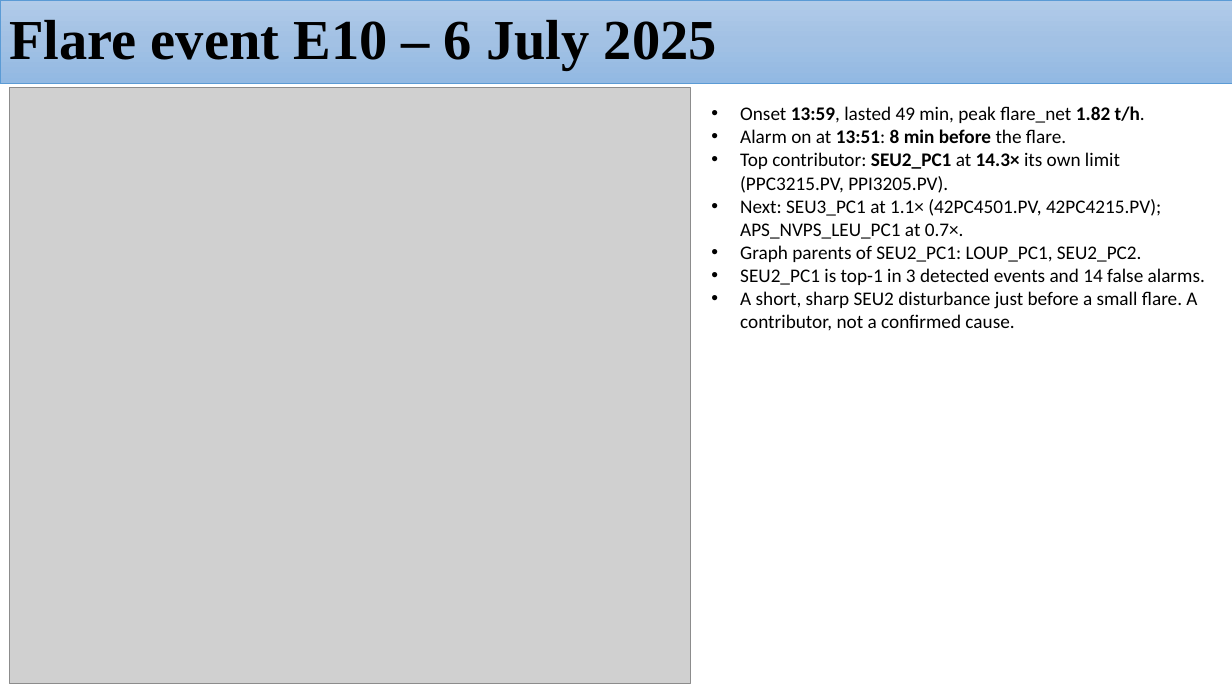
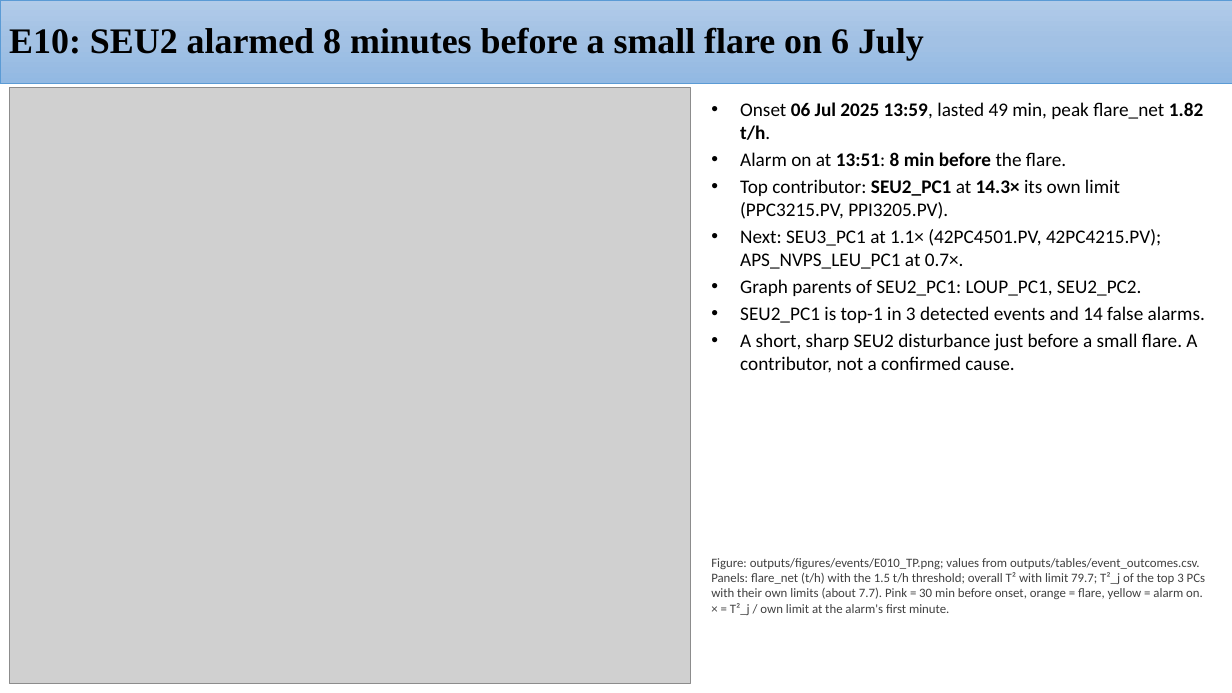
Before and after one commit to H-N-Chavda/Root-Cause-Detection, a slide deck: slide 17 of presentations/week10/HPCL Project_05112026_flare_RCA.pptx (slide 16 before the commit). Drawn at 1232x693 pixels with LibreOffice and Linux fonts; fonts in the diff are those of the drawing; grey boxes stand for pictures. Boxes give left, top, right and bottom in pixels: in the first picture for what was removed or moved away, otherwise in the second. Text is boxed around its words. In the diff, an @@ line names an element or a change of style, - is before the commit and + after.

```diff
--- a/presentations/week10/HPCL Project_05112026_flare_RCA.pptx
+++ b/presentations/week10/HPCL Project_05112026_flare_RCA.pptx
@@ title at [9,27,924,60]: text changed; size 44 to 28 pt @@
-Flare event E10 – 6 July 2025
+E10: SEU2 alarmed 8 minutes before a small flare on 6 July
@@ text at [740,102,1203,140]: text changed @@
-• Onset 13:59, lasted 49 min, peak flare_net 1.82 t/h.
+• Onset 06 Jul 2025 13:59, lasted 49 min, peak flare_net 1.82 t/h.
@@ text at [740,152,1205,372]: more space between paragraphs @@
@@ text added at [711,558,1205,615], 10 pt, text #404040 @@
+Figure: outputs/figures/events/E010_TP.png; values from outputs/tables/event_outcomes.csv. Panels: flare_net (t/h) with the 1.5 t/h threshold; overall T² with limit 79.7; T²_j of the top 3 PCs with their own limits (about 7.7). Pink = 30 min before onset, orange = flare, yellow = alarm on. × = T²_j / own limit at the alarm's first minute.
```
Also in this commit, not shown: 20 other slides changed, 2 slides added, 1 slide removed, 3 other files.
